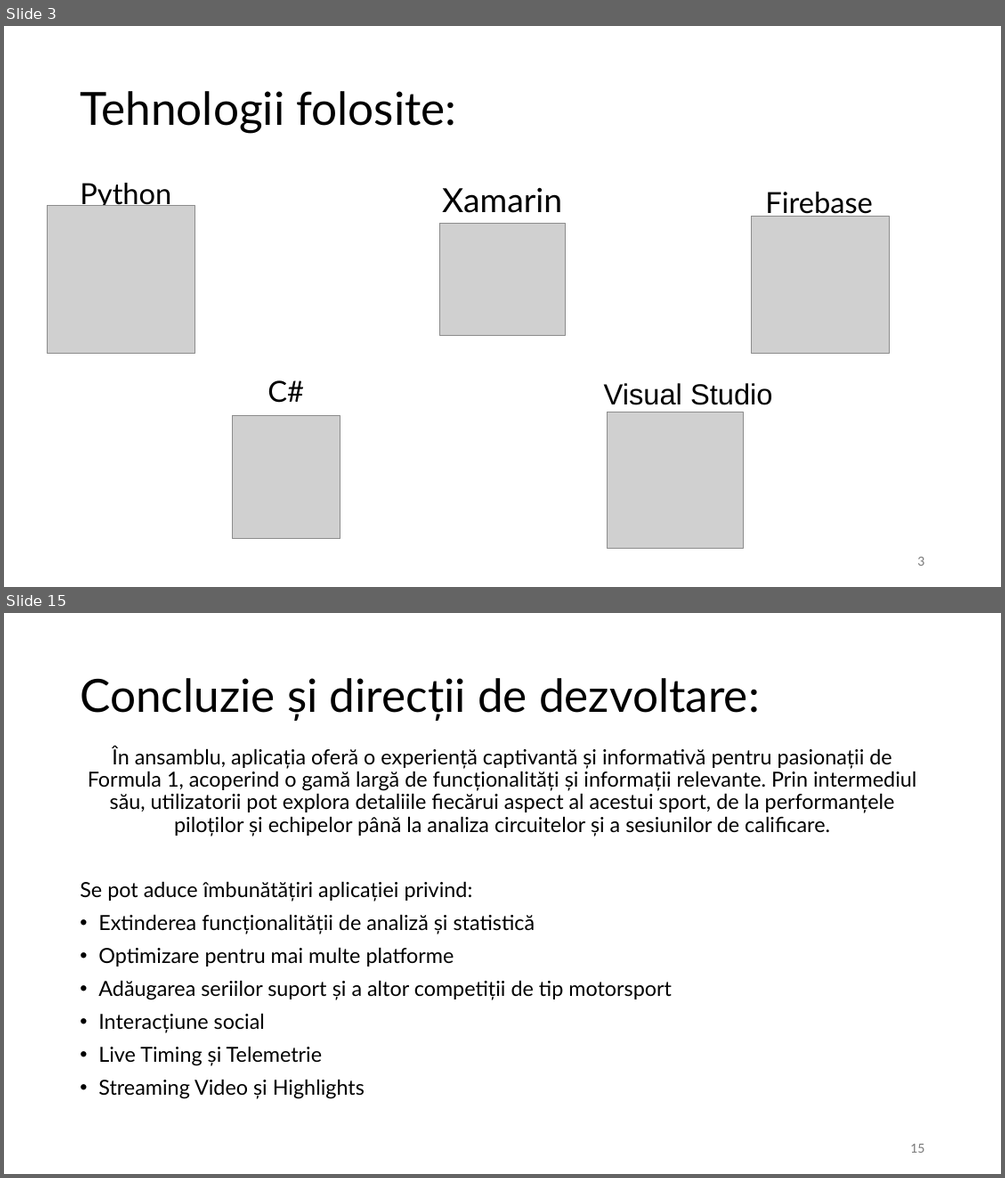
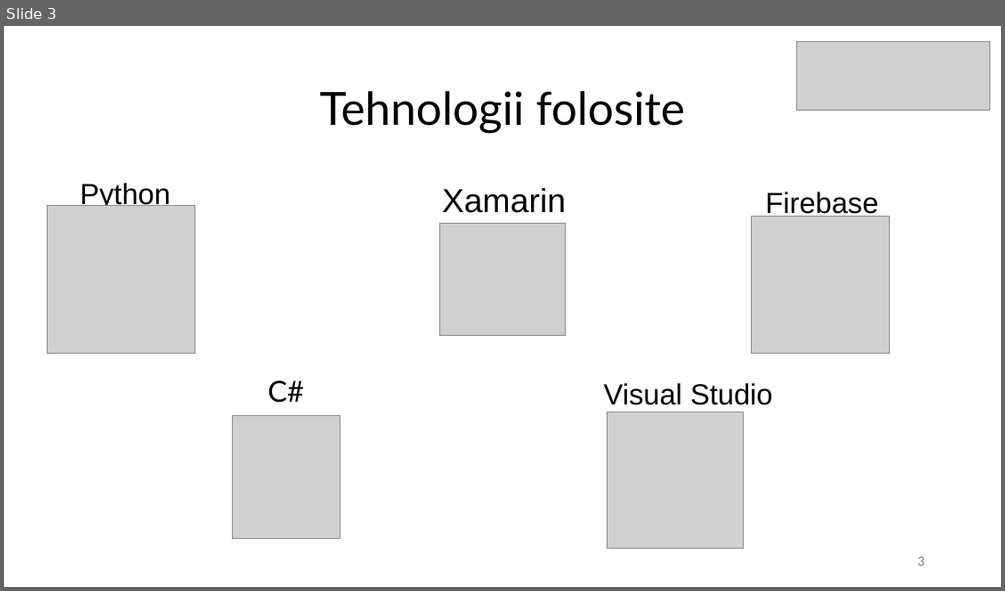
Before and after one commit to Patey0911/Licenta, a slide deck: Mihaly_Bogdan-Matei.pptx. Shown one above the other, each under a label of ours: slides 3 and 15 before the commit, slide 3 after it; the slides between them are not shown. The pictures are 1005x1178 and 1005x591 pixels, drawn with LibreOffice and Linux fonts; fonts in the diff are those of the drawing; grey boxes stand for pictures. Boxes give left, top, right and bottom in pixels: in the first picture for what was removed or moved away, otherwise in the second. Text is boxed around its words. In the diff, an @@ line names an element or a change of style, - is before the commit and + after.

```diff
--- a/Mihaly_Bogdan-Matei.pptx
+++ b/Mihaly_Bogdan-Matei.pptx
@@ slide 15 removed at (4,613,1001,1174), background #FFFFFF @@
@@ title removed at (80,678,760,720) @@
-Concluzie și direcții de dezvoltare:
@@ text removed at (80,747,916,1099) @@
-În ansamblu, aplicația oferă o experiență captivantă și informativă pentru pasionații de Formula 1, acoperind o gamă largă de funcționalități și informații relevante. Prin intermediul său, utilizatorii pot explora detaliile fiecărui aspect al acestui sport, de la performanțele piloților și echipelor până la analiza circuitelor și a sesiunilor de calificare.
-Se pot aduce îmbunătățiri aplicației privind:
-• Extinderea funcționalității de analiză și statistică
-• Optimizare pentru mai multe platforme
-• Adăugarea seriilor suport și a altor competiții de tip motorsport
-• Interacțiune social
-• Live Timing și Telemetrie
-• Streaming Video și Highlights
@@ page number removed at (910,1143,924,1152) @@
-15
@@ slide 3 changed as well @@
@@ picture added at (797,42,990,110) @@
@@ title at (320,91,685,133): text changed @@
-Tehnologii folosite:
+Tehnologii folosite
@@ font Lato to Arial in 3 elements at (80,183,170,209), (442,188,566,213), (765,192,878,218) @@
```
Also in this commit, not shown: 3 other slides changed, 5 slides added, 11 other slides removed, 7 other files.
